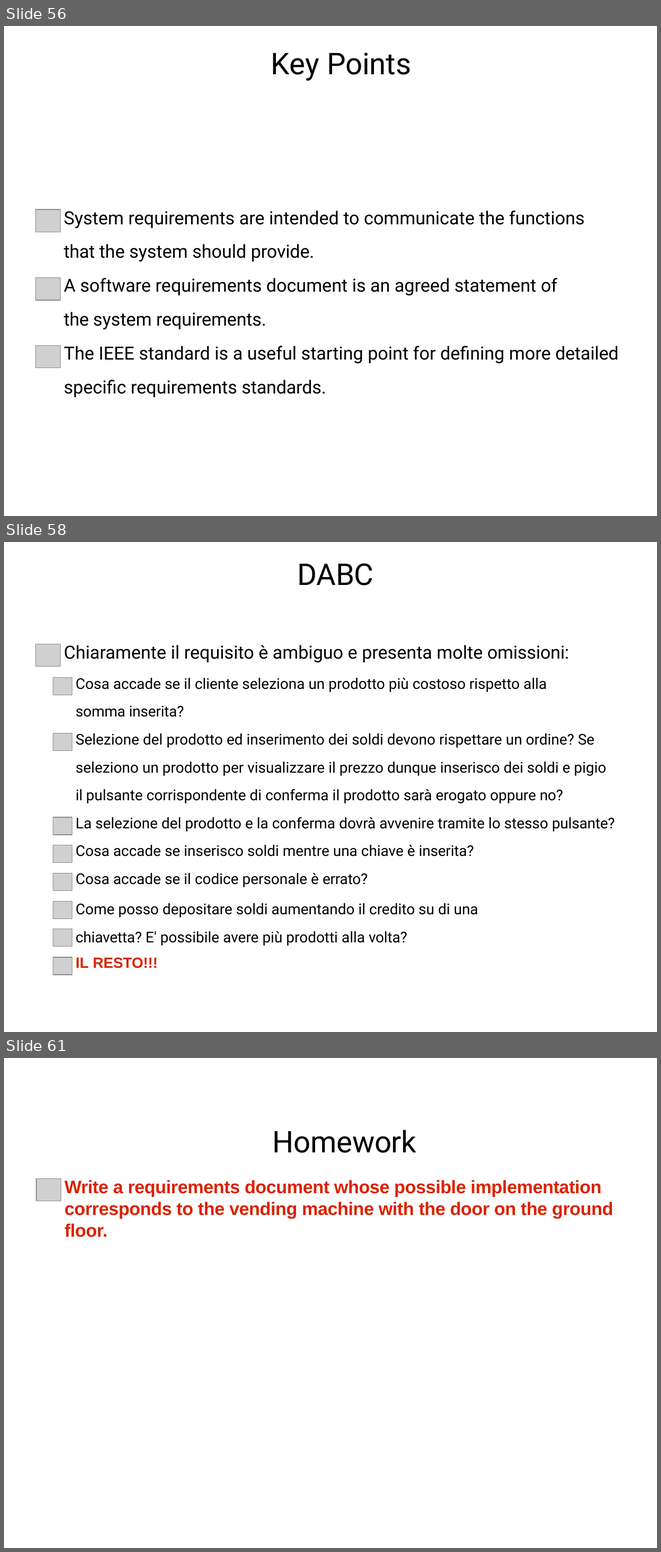
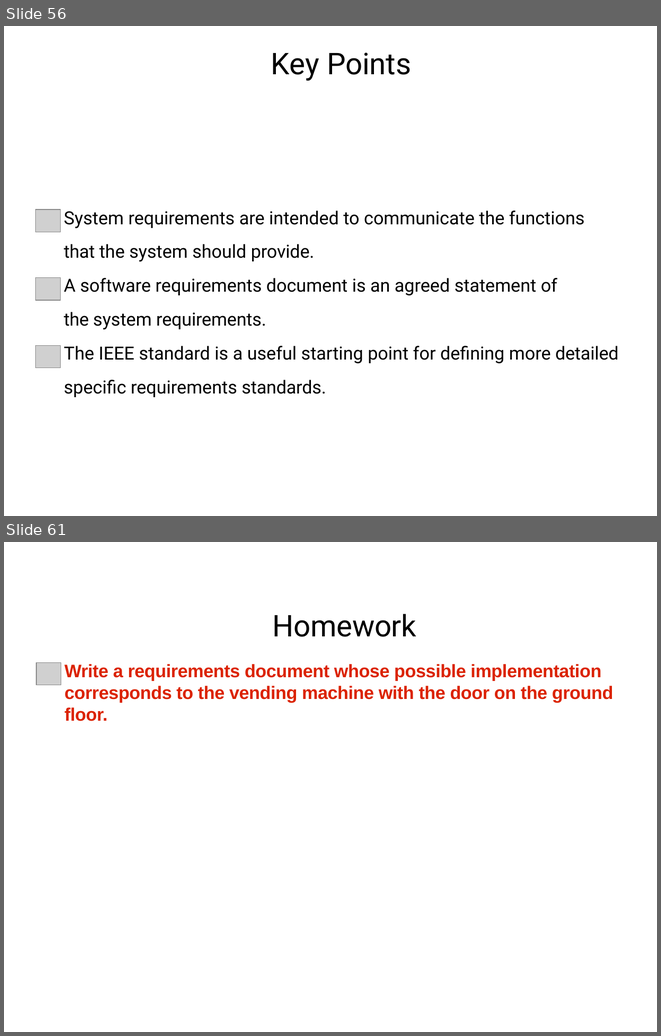
Before and after one commit to mutanganajoseph/Documents, a slide deck: auca/Sem-3/softwareEngineering/Lecture/Lecture 4 Requirements.pptx. Shown one above the other, each under a label of ours: slides 56, 58 and 61 before the commit, slides 56 and 61 after it; the slides between them are not shown. The pictures are 661x1552 and 661x1036 pixels, drawn with LibreOffice and Linux fonts; fonts in the diff are those of the drawing; grey boxes stand for pictures. Boxes give left, top, right and bottom in pixels: in the first picture for what was removed or moved away, otherwise in the second. Text is boxed around its words. In the diff, an @@ line names an element or a change of style, - is before the commit and + after.

```diff
--- a/auca/Sem-3/softwareEngineering/Lecture/Lecture 4 Requirements.pptx
+++ b/auca/Sem-3/softwareEngineering/Lecture/Lecture 4 Requirements.pptx
@@ slide 58 removed at [4,542,657,1032], background #FFFFFF @@
@@ title removed at [298,563,374,585] @@
-DABC
@@ picture removed at [35,644,60,667] @@
@@ text removed at [64,645,615,968] @@
-Chiaramente il requisito è ambiguo e presenta molte omissioni:
-Cosa accade se il cliente seleziona un prodotto più costoso rispetto alla somma inserita?
-Selezione del prodotto ed inserimento dei soldi devono rispettare un ordine? Se seleziono un prodotto per visualizzare il prezzo dunque inserisco dei soldi e pigio il pulsante corrispondente di conferma il prodotto sarà erogato oppure no?
-La selezione del prodotto e la conferma dovrà avvenire tramite lo stesso pulsante? Cosa accade se inserisco soldi mentre una chiave è inserita?
-Cosa accade se il codice personale è errato?
-Come posso depositare soldi aumentando il credito su di una chiavetta? E' possibile avere più prodotti alla volta?
-IL RESTO!!!
@@ picture removed at [53,677,72,695] @@
@@ picture removed at [53,733,72,751] @@
@@ picture removed at [53,817,72,835] @@
@@ picture removed at [53,845,72,863] @@
@@ picture removed at [53,874,72,891] @@
@@ picture removed at [53,901,72,919] @@
@@ picture removed at [53,929,72,947] @@
@@ picture removed at [53,957,72,975] @@
```
Also in this commit, not shown: 4 slides changed, 4 slides added, 3 other slides removed, 13 other files.
